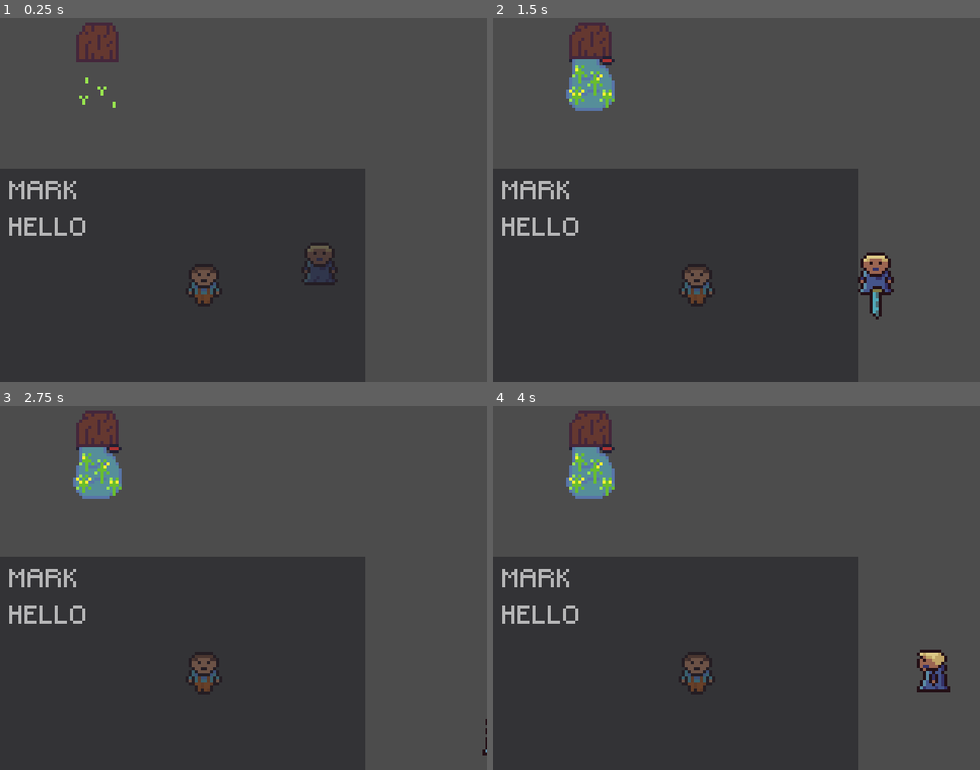
Above: before the commit, frames 1-4 (two rows, left to right).
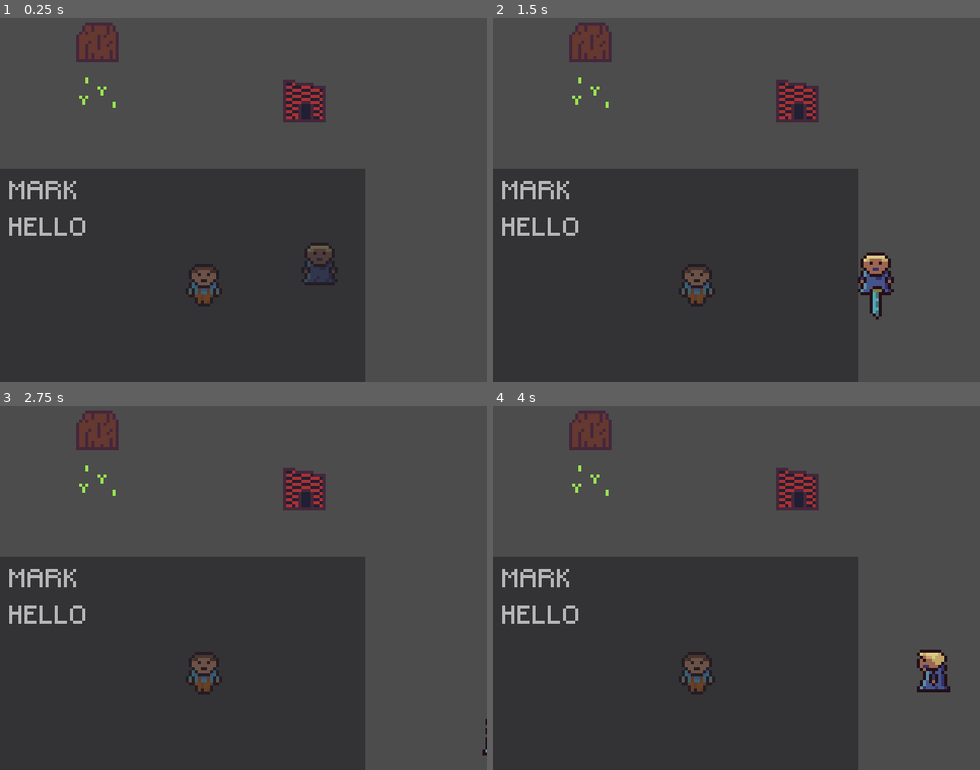
Above: after the commit, the same moments.

Repository: garrettwidner/Zeldalike
Game: Godot game, scene res://dialogue_test/StoryTestScene.tscn
Two runs of this game, one before a commit and one after it. Both use one fixed random seed, a clock stepped at 60 frames per second and the inputs below. This scene is started directly instead of the project's main scene.
Inputs:
- Up to frame 1 (0.25 s): no input
- Up to frame 2 (1.5 s): tap Enter at 0.5 s; hold Right (right) 0.53-1.28 s; tap J (a) at 0.6 s; tap K (b) at 0.8, 1.35 s; hold Down (down) from 1.28 s (still down)
- Up to frame 3 (2.75 s): tap L (c) at 1.55 s; release Down (down) at 2.03 s; hold Right (right) from 2.03 s (still down); hold L (c) from 2.03 s (still down); tap J (a) at 2.3 s
- Up to frame 4 (4 s): release Right (right) at 2.78 s; release L (c) at 2.78 s; hold Up (up) 2.78-3.53 s; tap J (a) at 2.85 s; tap K (b) at 3.05, 3.6 s; tap Space at 3.5 s; hold Left (left) from 3.53 s (still down); hold L (c) from 3.53 s (still down)

The runs differ from the first frame. In frame 1, 1.0% of the frame differs, in the area x 58-67%, y 16-29%; in frame 2, 2.3%, in the area x 15-67%, y 2-29%; in frame 3, 2.3%; in frame 4, 2.3%.
Error after the commit: Parse Error: Expected '(' after assert (res://dialogue/dialogueparser.gd:115)

Commit message:
Player now triggers dialogueparser when interacting with an interactible

Diff:
--- a/zeldalike/dialogue/dialogueparser.gd
+++ b/zeldalike/dialogue/dialogueparser.gd
@@ -5,6 +5,7 @@
 var experiences = {}
 
 var panelNode
+var textContainer
 
 var isDialogueEvent
 var initStory
@@ -19,15 +20,16 @@
 	events = load_file_as_JSON("dialogue/story/events.json")
 	experiences = load_file_as_JSON("dialogue/story/experiences.json")
 
-	panelNode = get_node("../dialogue_box/Panel/MarginContainer/VBoxContainer")
+	panelNode = get_node("../dialogue_box/Panel")
+	textContainer = get_node("..dialogue_box/Panel/MarginContainer/VBoxContainer")
 
 	if(panelNode.is_visible()):
 		panelNode.hide()
 
 func _process(delta):
-	if Input.is_action_just_pressed("a"):
-		#cycle or start dialogue
-		change_panel_dialogue(currTarget)
+	##if Input.is_action_just_pressed("a"):
+		#TODO: Do this from the player, or at least check the player's current state to see if it works.
+		##change_panel_dialogue(currTarget)
 		pass
 
 #  ??????????????????   ---- This has been logically completed, it should work
@@ -37,7 +39,7 @@
 	var textToShow = ""
 	set_next_dialogue(currTarget)
 	textToShow = currDialogue[0]
-	panelNode.get_node("text").set_text(textToShow)
+	textContainer.get_node("text").set_text(textToShow)
 
 func set_next_dialogue(target):
 	if !("isEnd" in currDialogue[1]):
@@ -57,6 +59,9 @@
 	currDialogue = null
 	isEnd = false
 
+	print("flip")
+	#TODO: Remove this and fix the functionality
+	return
 	currTarget = target
 
 	var dialogue_branch = choose_dialogue_branch(target)
@@ -64,7 +69,7 @@
 
 	initStory = sceneStory["data"][dialogue_branch]
 	currDialogue = initStory["0"]["content"]
-	panelNode.get_node("MarginContainer/VBoxContainer/text").set_text(currDialogue[0])
+	textContainer.get_node("text").set_text(currDialogue[0])
 
 	#within here, make sure to check whether the story branch has an 'experiences'
 	#field associated with it and if so, flip the experience to true or false depending on specifications
@@ -111,5 +116,4 @@
 
 	file.open(file_path, file.READ)
 	var filedict = parse_json(file.get_as_text())
-	assert filedict.size() > 0
 	return filedict
--- a/zeldalike/dialogue_test/StoryTestScene.tscn
+++ b/zeldalike/dialogue_test/StoryTestScene.tscn
@@ -6,6 +6,8 @@
 [ext_resource path="res://dialogue_test/doorway.tscn" type="PackedScene" id=4]
 [ext_resource path="res://dialogue_test/farmer.tscn" type="PackedScene" id=5]
 [ext_resource path="res://dialogue_test/dialogue_box.tscn" type="PackedScene" id=6]
+[ext_resource path="res://dialogue/dialogueparser.gd" type="Script" id=7]
+[ext_resource path="res://dialogue_test/outhouse.tscn" type="PackedScene" id=8]
 
 [node name="Game" type="Node2D"]
 script = ExtResource( 1 )
@@ -27,3 +29,9 @@
 margin_top = 73.8806
 margin_right = 0.36039
 margin_bottom = 73.8806
+
+[node name="dialogue_parser" type="Node" parent="."]
+script = ExtResource( 7 )
+
+[node name="outhouse" parent="." instance=ExtResource( 8 )]
+position = Vector2( 99.9638, 51.6909 )
--- a/zeldalike/dialogue_test/doorway.gd
+++ b/zeldalike/dialogue_test/doorway.gd
@@ -8,9 +8,7 @@
 	$anim.play("close")
 
 func _process(delta):
-	if Input.is_action_just_pressed("a"):
-		print("Testing in doorway script for door to be opened")
-		opendoor()
+	pass
 
 func action(inventory):
 	#not sure if works
--- a/zeldalike/dialogue_test/outhouse.tscn
+++ b/zeldalike/dialogue_test/outhouse.tscn
@@ -33,6 +33,11 @@
 "values": [ Rect2( 32, 0, 16, 16 ) ]
 }
 
+[sub_resource type="RectangleShape2D" id=4]
+extents = Vector2( 6, 6 )
+
+[sub_resource type="RectangleShape2D" id=5]
+
 [node name="outhouse" type="Node2D" groups=[
 "interactible",
 ]]
@@ -49,3 +54,13 @@
 
 [node name="spawnpoint" type="Node2D" parent="."]
 position = Vector2( -12.32, 6.49 )
+
+[node name="StaticBody2D" type="StaticBody2D" parent="."]
+
+[node name="CollisionShape2D" type="CollisionShape2D" parent="StaticBody2D"]
+shape = SubResource( 4 )
+
+[node name="Area2D" type="Area2D" parent="."]
+
+[node name="CollisionShape2D" type="CollisionShape2D" parent="Area2D"]
+shape = SubResource( 5 )
--- a/zeldalike/engine/gameinit.gd
+++ b/zeldalike/engine/gameinit.gd
@@ -8,6 +8,8 @@
 	for i in range(interactibles.size()):
 		var currentnode = get_node(interactibles[i].get_path())
 		var area2Dnode = currentnode.get_node("Area2D")
+		if(area2Dnode == null):
+			print("Error: no area2D node found on interactible")
 		var args = Array([currentnode])
 		area2Dnode.connect("body_entered", player, "_on_Area2D_body_entered",args)
 		area2Dnode.connect("body_exited", player, "_on_Area2D_body_exited",args)
--- a/zeldalike/player/player.gd
+++ b/zeldalike/player/player.gd
@@ -8,6 +8,8 @@
 var sprinkleoffset : float = 10
 var sprinkleresource = preload("res://items/sprinkler/sprinkle.tscn")
 
+var dialogueparser
+
 var interacttarget
 var caninteract : bool = false
 var inventory = []
@@ -15,6 +17,7 @@
 func _ready():
 	speed = 40
 	TYPE = "PLAYER"
+	dialogueparser = get_node("../dialogue_parser")
 
 func _process(delta):
 	match state:
@@ -38,8 +41,12 @@
 		switch_anim("idle")
 
 	if Input.is_action_just_pressed("a"):
-		use_item(preload("res://items/sprinkler/sprinkler.tscn"))
-		add_sprinkle()
+		if caninteract:
+			print("Should be interacting with " + interacttarget.name + "!")
+			dialogueparser.init_dialogue(interacttarget)
+		else:
+			use_item(preload("res://items/sprinkler/sprinkler.tscn"))
+			add_sprinkle()
 
 	if Input.is_action_just_pressed("b"):
 		use_item(preload("res://items/sword/sword.tscn"))
Not shown: 1 places in zeldalike/dialogue_test/StoryTestScene.tscn that only renumber resources
Not shown: 1 places in zeldalike/dialogue_test/outhouse.tscn that only renumber resources
